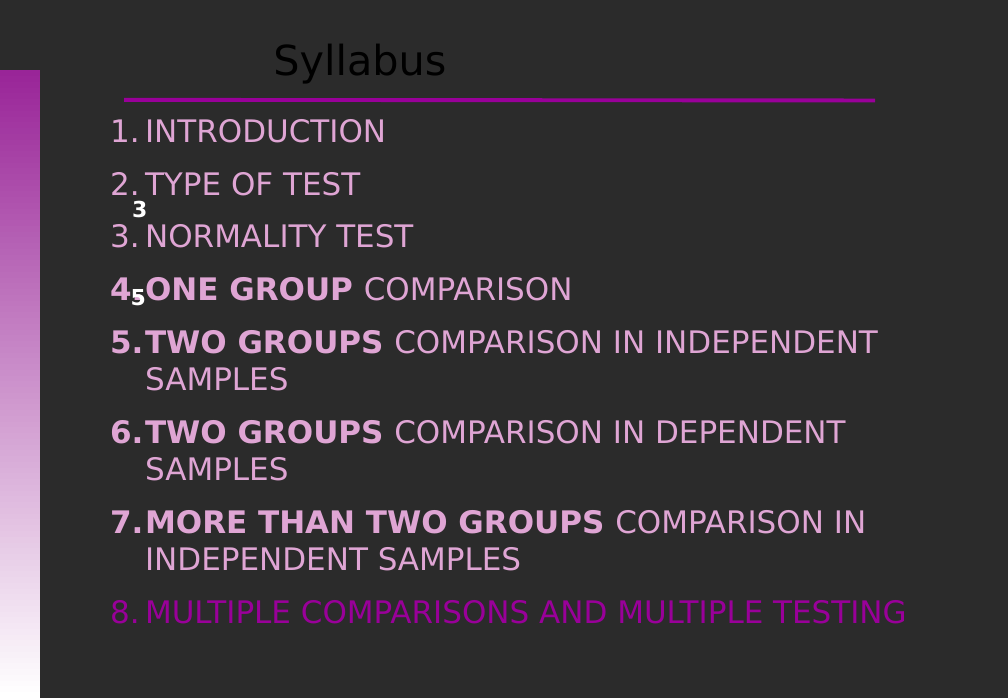
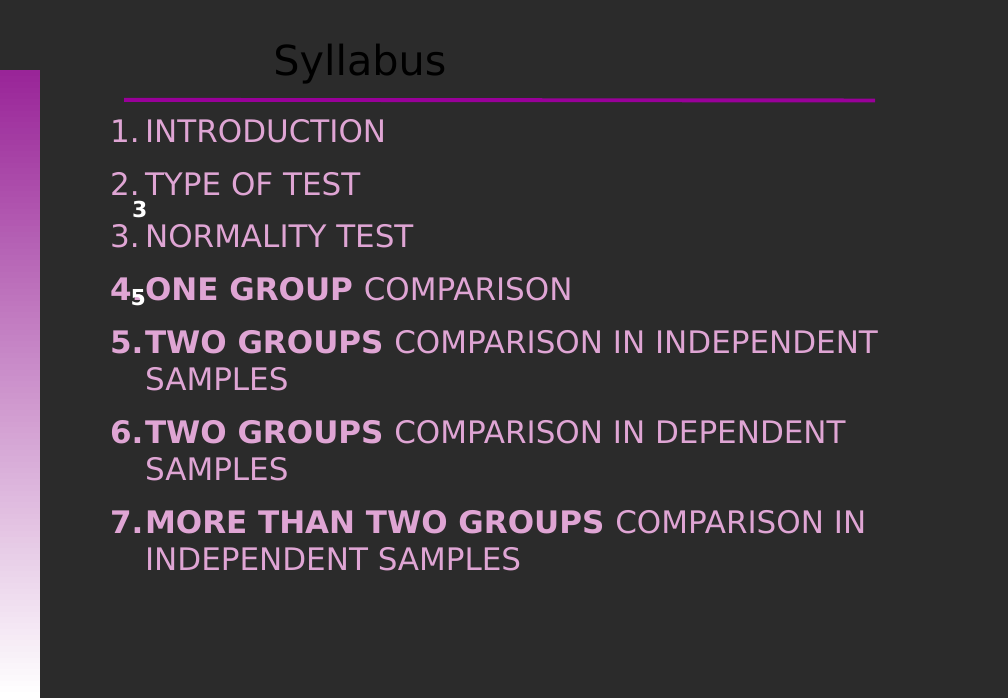
Before and after one commit to uebvhir/Course_Basic_Statistics_2019, a slide deck: slide 52 of Sessio_7/EBB_2019_Session_7-Hypothesis_test_continous_variables.pptx. Drawn at 1008x698 pixels with LibreOffice and Linux fonts; fonts in the diff are those of the drawing; background and template pictures are left out; a plain dark background stands for a picture behind light text. Boxes give left, top, right and bottom in pixels: in the first picture for what was removed or moved away, otherwise in the second. Text is boxed around its words. In the diff, an @@ line names an element or a change of style, - is before the commit and + after.

```diff
--- a/Sessio_7/EBB_2019_Session_7-Hypothesis_test_continous_variables.pptx
+++ b/Sessio_7/EBB_2019_Session_7-Hypothesis_test_continous_variables.pptx
@@ text at (x1=145, y1=600, x2=906, y2=624): paragraph removed @@
-8. MULTIPLE COMPARISONS AND MULTIPLE TESTING
```
Also in this commit, not shown: 13 slides removed, 15 other files.
